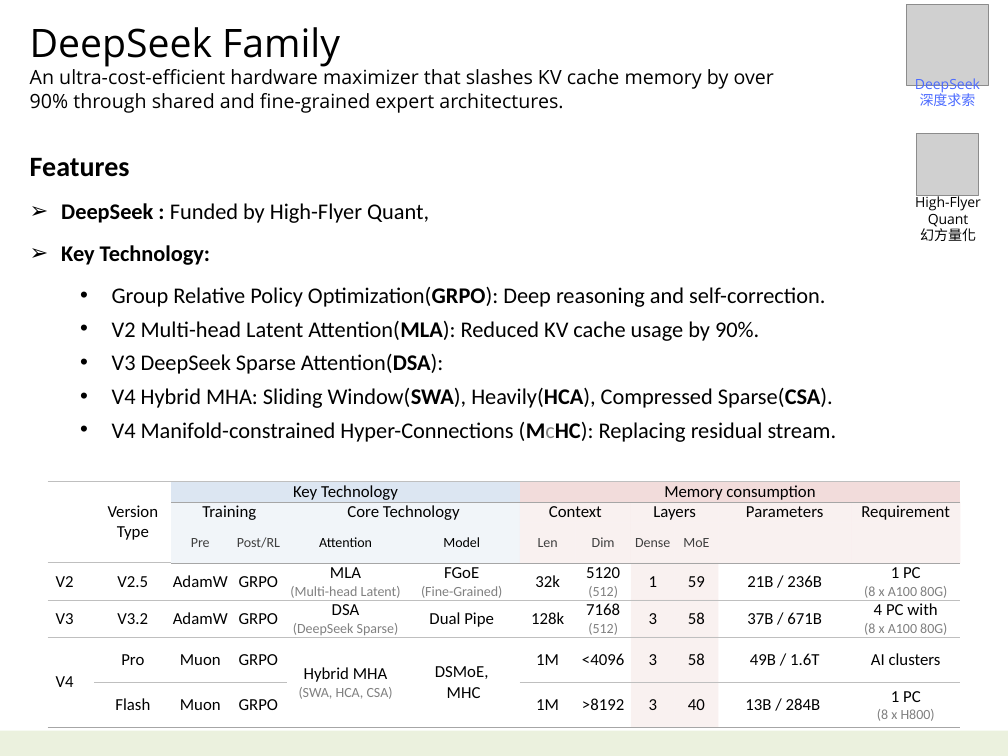
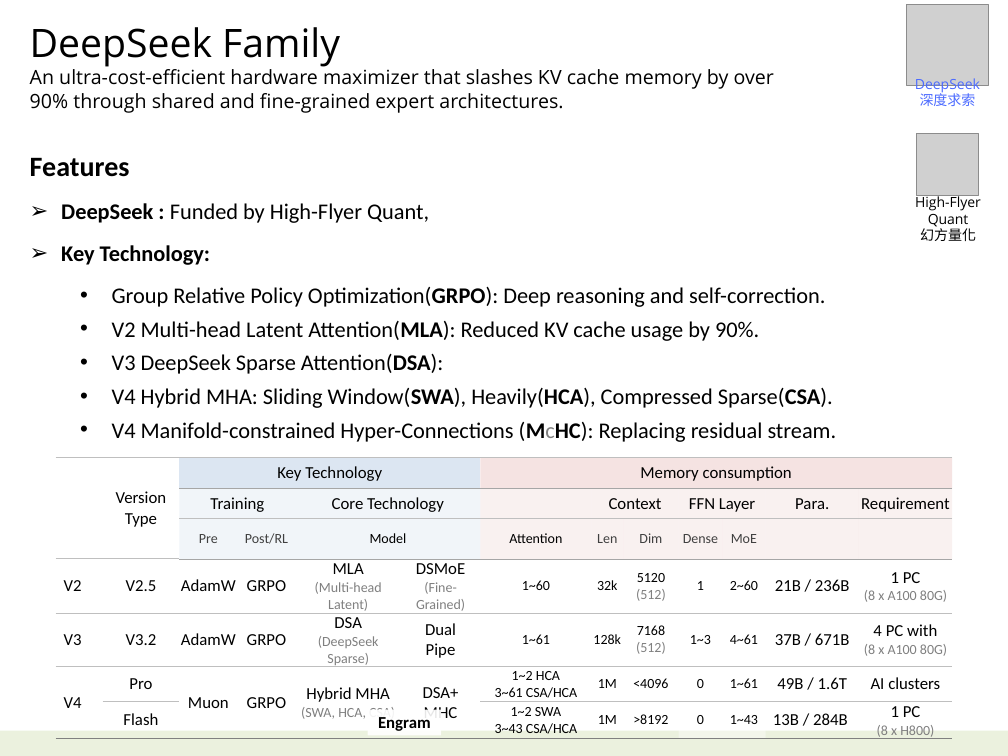
Before and after one commit to navibator/crazy-ai, a slide deck: slide 36 of ai.pptx. Drawn at 1008x756 pixels with LibreOffice and Linux fonts; fonts in the diff are those of the drawing; grey boxes stand for pictures. Boxes give left, top, right and bottom in pixels: in the first picture for what was removed or moved away, otherwise in the second. Text is boxed around its words. In the diff, an @@ line names an element or a change of style, - is before the commit and + after.

```diff
--- a/ai.pptx
+++ b/ai.pptx
@@ table at [55, 458, 954, 743] @@
-column 3: Key Technology | Training | Pre | AdamW | AdamW | Muon | Muon
-column 4:  |  | Post/RL | GRPO | GRPO | GRPO | GRPO
-column 5:  | Core Technology | Attention | MLA / (Multi-head Latent) | DSA / (DeepSeek Sparse) | Hybrid MHA / (SWA, HCA, CSA) | 
-column 6:  |  | Model | FGoE (Fine-Grained) | Dual Pipe | DSMoE, / MHC | 
-column 7: Memory consumption | Context | Len | 32k | 128k | 1M | 1M
+column 3: Key Technology | Training | Pre | AdamW | AdamW | Muon | 
+column 4:  |  | Post/RL | GRPO | GRPO | GRPO | 
+column 5:  | Core Technology | Model | MLA / (Multi-head Latent) | DSA / (DeepSeek Sparse) | Hybrid MHA / (SWA, HCA, CSA) | 
+column 6:  |  |  | DSMoE (Fine-Grained) | Dual / Pipe | DSA+ / MHC | 
+column 7: Memory consumption |  | Attention | 1~60 | 1~61 | 1~2 HCA / 3~61 CSA/HCA | 1~2 SWA / 3~43 CSA/HCA
+column 8:  | Context | Len | 32k | 128k | 1M | 1M
-column 9:  | Layers | Dense | 1 | 3 | 3 | 3
+column 10:  | FFN Layer | Dense | 1 | 1~3 | 0 | 0
-column 10:  |  | MoE | 59 | 58 | 58 | 40
+column 11:  |  | MoE | 2~60 | 4~61 | 1~61 | 1~43
-column 12, row 2: Parameters
+column 12, row 2: Para.
@@ table: place and size @@
-table at [47, 481, 960, 725]
+table at [55, 458, 954, 743]
@@ rectangle added at [368, 710, 442, 736], fill #FFFFFF at 90% opacity, 12 pt, text #000000, bold @@
+Engram
```
Also in this commit, not shown: 4 other slides changed.
